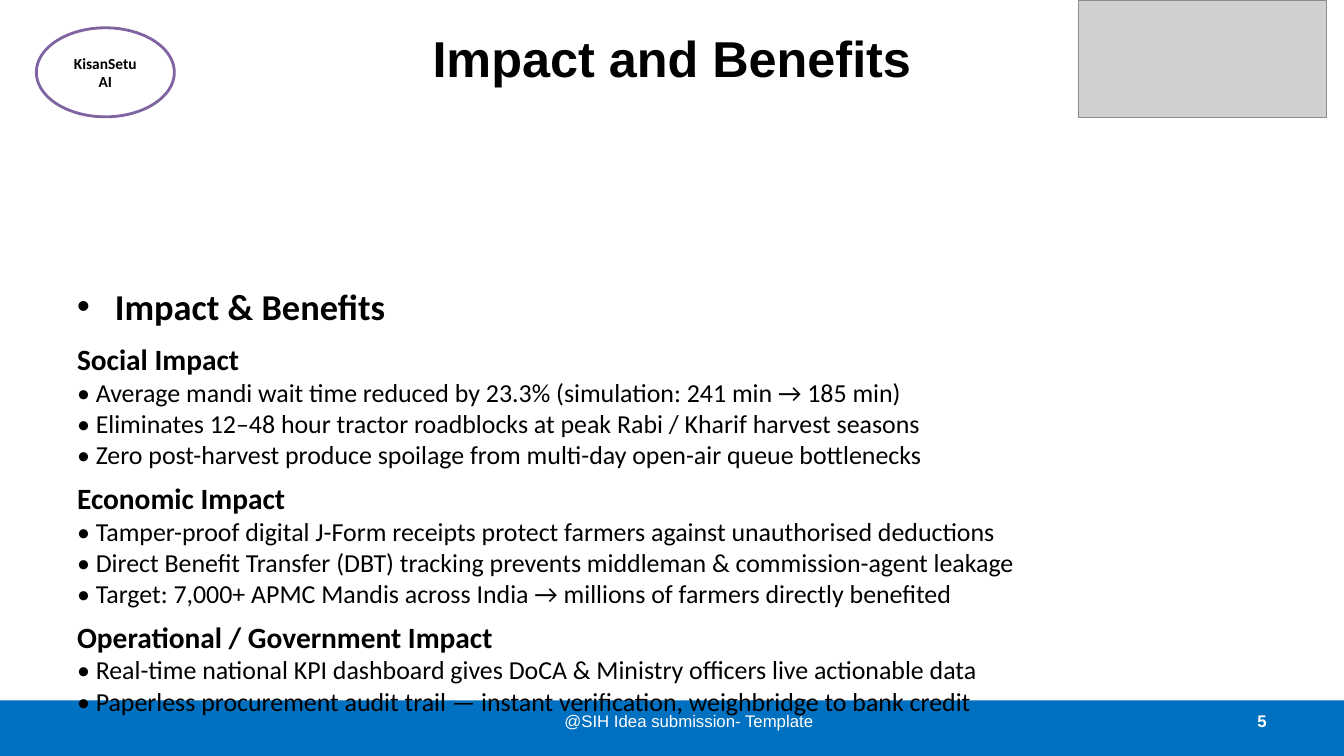
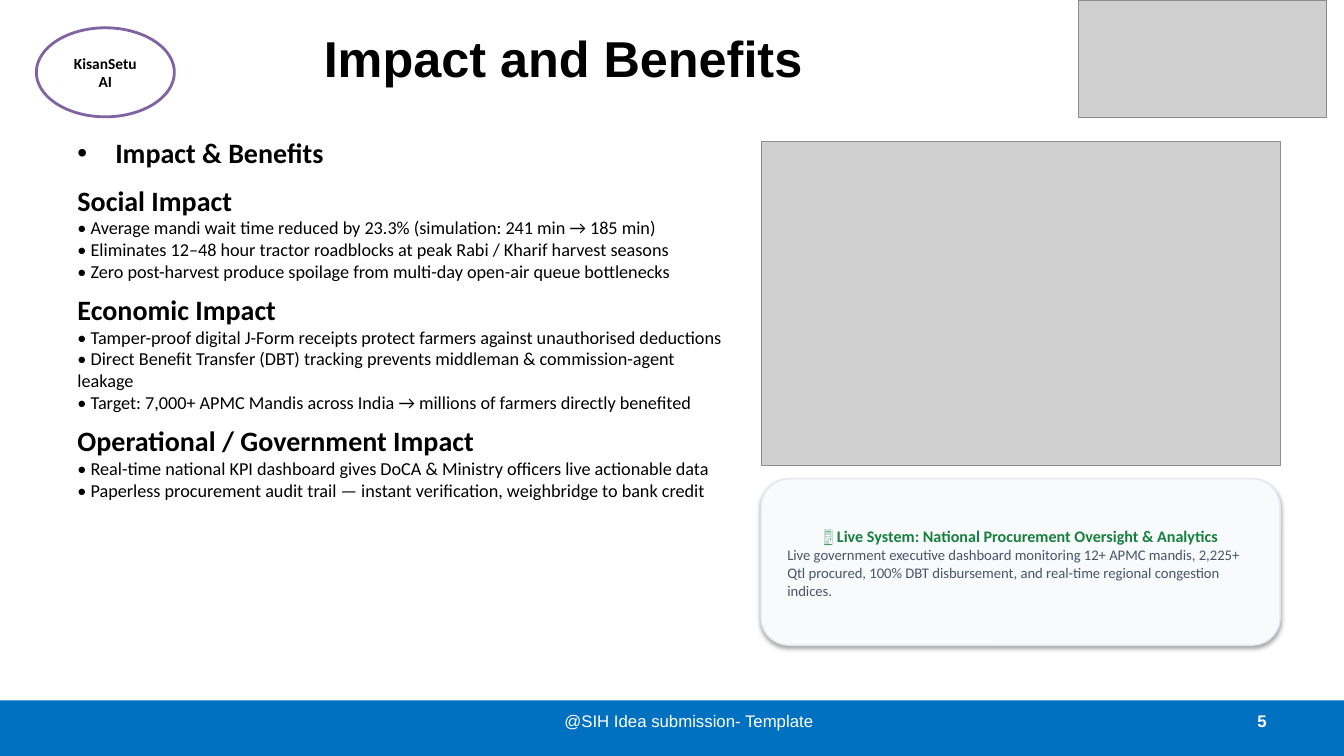
Before and after one commit to YTxFSGAMERz/KisanSetu-AI, a slide deck: slide 5 of KisanSetu-AI_SIH2026_Presentation.pptx. Drawn at 1344x756 pixels with LibreOffice and Linux fonts; fonts in the diff are those of the drawing; grey boxes stand for pictures. Boxes give left, top, right and bottom in pixels: in the first picture for what was removed or moved away, otherwise in the second. Text is boxed around its words. In the diff, an @@ line names an element or a change of style, - is before the commit and + after.

Commit message:
docs(presentation): embed app screenshots and live system callout cards into SIH idea presentation deck and PDF

```diff
--- a/KisanSetu-AI_SIH2026_Presentation.pptx
+++ b/KisanSetu-AI_SIH2026_Presentation.pptx
@@ title "Impact and Benefits": place and size @@
-title "Impact and Benefits" at box(433, 40, 911, 87)
+title "Impact and Benefits" at box(324, 40, 803, 87)
@@ text "Impact & Benefits": place and size @@
-text "Impact & Benefits" at box(77, 294, 1014, 717)
+text "Impact & Benefits" at box(77, 143, 721, 500)
@@ text "Impact & Benefits" at box(77, 143, 721, 500): size 26 to 20 pt in "Impact & Benefits"; size 21 to 20 pt in "Social Impact", "Economic Impact", "Operational / Government Impact"; size 18.5 to 13 pt in "• Average mandi wait time reduced by ...", "• Eliminates 12–48 hour tractor roadblocks at ...", "• Zero post-harvest produce spoilage from multi-day ...", "• Tamper-proof digital J-Form receipts protect farmers ..." and 4 more places @@
@@ picture added at box(761, 141, 1280, 466) @@
@@ rounded rectangle added at box(761, 479, 1280, 645), fill #F8FAFC, outline #E2E8F0 1 pt, 10.5 pt, text #475569 @@
+🖥️ Live System: National Procurement Oversight & Analytics
+Live government executive dashboard monitoring 12+ APMC mandis, 2,225+ Qtl procured, 100% DBT disbursement, and real-time regional congestion indices.
```
Also in this commit, not shown: 5 other slides changed, 18 other files.
